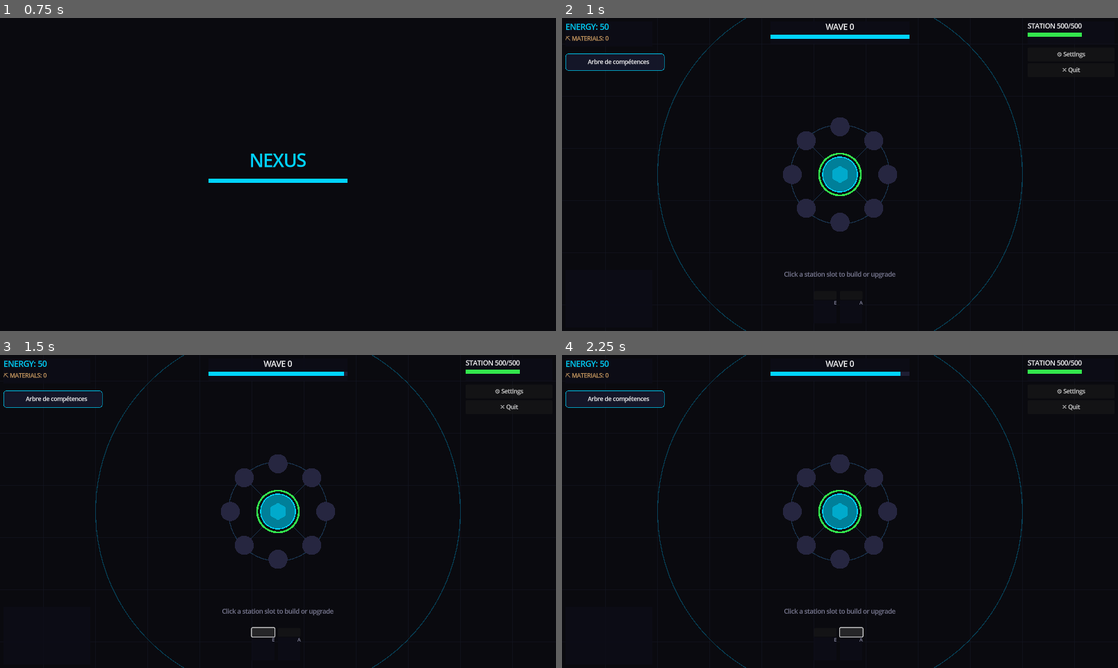
Above: before the commit, frames 1-4 (two rows, left to right).
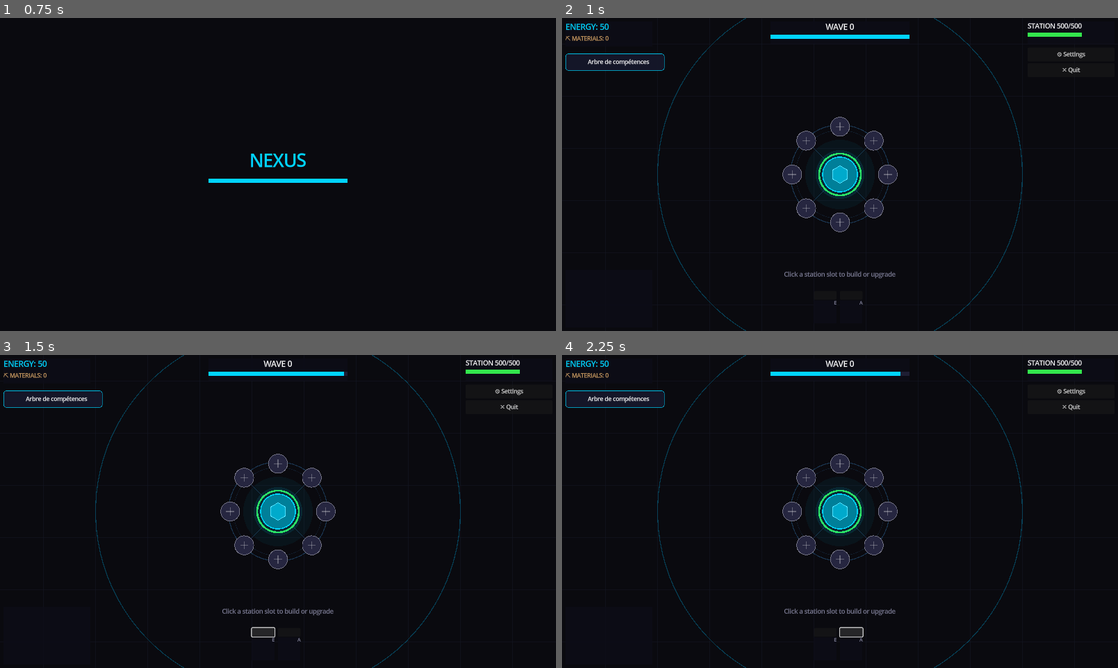
Above: after the commit, the same moments.

Repository: BloopStudio/NEXUS
Game: Godot game, scene res://scenes/main_menu.tscn
Two runs of this game, one before a commit and one after it. Both use one fixed random seed, a clock stepped at 60 frames per second and the inputs below.
Inputs (mouse positions are in pixels of both pictures, inside the frame that each line leads up to):
- Up to frame 1 (0.75 s): click "🤖 Solo (local test)" at 0.5 s
- Up to frame 2 (1 s): no input
- Up to frame 3 (1.5 s): click (261, 633) at 1.27 s
- Up to frame 4 (2.25 s): click (851, 633) at 2.02 s

Frame 1 is identical in both runs. In frame 2, 0.8% of the frame differs, in the area x 39-61%, y 31-69%; in frame 3, 0.8%; in frame 4, 0.8%.

Commit message:
Détail visuel : pictogrammes par type de module, lueur, anneaux HUD (station + avant-postes)
Premier lot de la passe de détail visuel demandée, sur la station et les
avant-postes (le reste — ennemis, joueur/sorts — suivra en lots séparés
et testés indépendamment, plutôt qu'un seul gros commit risqué).

Ajout d'un pictogramme vectoriel propre à chaque type de module
(ModuleInfo.draw_glyph, partagé par station.gd et outpost.gd) : éclair
pour le Générateur, canon pour la Tourelle, croix pour la Réparation,
etc. Jusqu'ici le type d'un module ne se distinguait que par sa couleur
(MODULE_COLORS) — un vrai trou d'accessibilité pour le daltonisme, et
pas toujours lisible d'un coup d'œil pendant une vague. La forme est
désormais l'information principale, la couleur un renfort.

Autres ajouts, sur les deux : une lueur douce (deux cercles surdimensionnés
à faible alpha) derrière chaque emplacement occupé et derrière le noyau,
pour que la station/l'avant-poste lise comme une vraie source de lumière
plutôt qu'une forme plate ; un anneau extérieur secondaire et des
graduations à l'angle de chaque emplacement, pour un rendu plus
"instrument" que cercle nu ; un contour plus clair sur l'hexagone
central et le losange de l'avant-poste (effet biseauté/plaqué).

Au passage, le libellé "Avant-poste %d" de l'avant-poste est maintenant
traduit (I18n.t("outpost.label")), et station.gd/outpost.gd se
redessinent sur un changement de langue.

Testé via un script solo qui appelle directement ModuleInfo.draw_glyph()
pour les 10 types de modules et station._draw()/outpost._draw() avec
tous les emplacements remplis + survol actif (les appels draw_* hors du
callback _draw() de l'moteur restent no-op avec une erreur bénigne en
headless, mais exercent le même code que le rendu réel) —
ALL_ASSERTS_PASSED, fichiers de test supprimés, compilation headless
re-vérifiée propre.

Co-Authored-By: Claude Sonnet 5 <noreply@anthropic.com>
Claude-Session: https://claude.ai/code/session_01QbmrWrh6g49TsRp3uQrcMN

Diff:
--- a/scripts/autoload/i18n.gd
+++ b/scripts/autoload/i18n.gd
@@ -174,6 +174,7 @@
 	"module.8.name": {"en": "EMP bomb", "fr": "Bombe EMP", "es": "Bomba EMP", "de": "EMP-Bombe", "it": "Bomba EMP", "pt": "Bomba EMP", "ru": "ЭМИ-бомба", "ja": "EMP爆弾", "zh": "电磁脉冲炸弹", "ar": "قنبلة EMP"},
 	"module.tooltip_level": {"en": " (lvl. %d)", "fr": " (niv. %d)", "es": " (niv. %d)", "de": " (Stufe %d)", "it": " (liv. %d)", "pt": " (nív. %d)", "ru": " (ур. %d)", "ja": "（Lv.%d）", "zh": "（等级 %d）", "ar": " (المستوى %d)"},
 	"module.tooltip_disabled": {"en": " · 🔒 disabled (Saboteur)", "fr": " · 🔒 désactivé (Saboteur)", "es": " · 🔒 desactiva …(245 unchanged characters)…
+	"outpost.label": {"en": "Outpost %d", "fr": "Avant-poste %d", "es": "Avanzada %d", "de": "Außenposten %d", "it": "Avamposto %d", "pt": "Posto avançado %d", "ru": "Форпост %d", "ja": "前哨基地 %d", "zh": "前哨站 %d", "ar": "المخفر %d"},
 	"upgrade.hint": {"en": "Click a station slot to build or upgrade", "fr": "Clique sur un emplacement de la station pour …(471 unchanged characters)…
 	"module.9.name": {"en": "Drill", "fr": "Foreuse", "es": "Perforadora", "de": "Bohrer", "it": "Trivella", "pt": "Perfuradora", "ru": "Бур", "ja": "ドリル", "zh": "钻机", "ar": "حفارة"},
 }
--- a/scripts/game/module_info.gd
+++ b/scripts/game/module_info.gd
@@ -5,3 +5,63 @@
 
 const ICONS := ["➕", "⚡", "🔫", "🛡", "❤", "💪", "💣", "🚨", "☢", "⛏"]
 const NAMES := ["Vide", "Générateur", "Tourelle", "Bouclier", "Réparation", "Amplificateur", "Mine", "Bouclier d'urgence", "Bombe EMP", "Foreuse"]
+
+
+## Draws a small vector glyph for `mtype` centered on `pos`, scaled to slot
+## radius `r` — shared by station.gd and outpost.gd so a module reads as the
+## same shape everywhere, and so type is legible by silhouette alone, not
+## just by MODULE_COLORS' hue (a real accessibility gap: nothing previously
+## distinguished, say, Bouclier from Générateur for a colorblind player,
+## or in the split-second glance during a wave). `ci` is the CanvasItem
+## currently inside its own _draw() — Godot's draw_* calls only take effect
+## on the item actually being drawn, so this can't be a free function.
+static func draw_glyph(ci: CanvasItem, pos: Vector2, mtype: int, r: float) -> void:
+	var g := Color(1.0, 1.0, 1.0, 0.88)
+	var w := maxf(1.4, r * 0.09)
+	match mtype:
+		0:  # EMPTY — a faint "build here" plus, dim against the empty slot
+			var s := r * 0.42
+			var dim := Color(1.0, 1.0, 1.0, 0.28)
+			ci.draw_line(pos + Vector2(-s, 0), pos + Vector2(s, 0), dim, w)
+			ci.draw_line(pos + Vector2(0, -s), pos + Vector2(0, s), dim, w)
+		1:  # GENERATOR — lightning bolt
+			var pts := PackedVector2Array([
+				Vector2(0.12, -0.55), Vector2(-0.32, 0.08), Vector2(-0.02, 0.08),
+				Vector2(-0.12, 0.55), Vector2(0.32, -0.12), Vector2(0.02, -0.12),
+			])
+			var poly := PackedVector2Array()
+			for p in pts:
+				poly.append(pos + p * r)
+			ci.draw_colored_polygon(poly, g)
+		2:  # TURRET — barrel pointing outward + base
+			ci.draw_circle(pos, r * 0.22, g)
+			ci.draw_line(pos, pos + Vector2(0, -r * 0.62), g, w * 1.3)
+		3:  # SHIELD — protective arc over a base line
+			ci.draw_arc(pos + Vector2(0, r * 0.08), r * 0.5, PI * 1.12, PI * 1.88, 16, g, w)
+			ci.draw_line(pos + Vector2(-r * 0.32, r * 0.28), pos + Vector2(r * 0.32, r * 0.28), g, w)
+		4:  # REPAIR — bold medical cross
+			var s := r * 0.5
+			ci.draw_line(pos + Vector2(-s, 0), pos + Vector2(s, 0), g, w * 1.6)
+			ci.draw_line(pos + Vector2(0, -s), pos + Vector2(0, s), g, w * 1.6)
+		5:  # BOOSTER — two stacked chevrons pointing up
+			for dy in [0.15, -0.28]:
+				ci.draw_line(pos + Vector2(-r * 0.32, r * (dy + 0.16)), pos + Vector2(0, r * dy), g, w)
+				ci.draw_line(pos + Vector2(r * 0.32, r * (dy + 0.16)), pos + Vector2(0, r * dy), g, w)
+		6:  # MINE — spiked starburst
+			for i in 8:
+				var a := i * PI / 4.0
+				var dir := Vector2(cos(a), sin(a))
+				ci.draw_line(pos + dir * r * 0.18, pos + dir * r * 0.55, g, w)
+		7:  # EMERGENCY_SHIELD — diamond
+			var s := r * 0.5
+			var poly := PackedVector2Array([pos + Vector2(0, -s), pos + Vector2(s, 0), pos + Vector2(0, s), pos + Vector2(-s, 0)])
+			ci.draw_polyline(poly + PackedVector2Array([poly[0]]), g, w)
+		8:  # EMP — radial burst (asterisk)
+			for i in 6:
+				var a := i * PI / 3.0
+				var dir := Vector2(cos(a), sin(a))
+				ci.draw_line(pos - dir * r * 0.5, pos + dir * r * 0.5, g, w)
+		9:  # DRILL — angled bit + shaft
+			var poly := PackedVector2Array([pos + Vector2(-r * 0.22, -r * 0.5), pos + Vector2(r * 0.22, -r * 0.5), pos + Vector2(0, r * 0.15)])
+			ci.draw_colored_polygon(poly, g)
+			ci.draw_line(pos + Vector2(0, r * 0.15), pos + Vector2(0, r * 0.55), g, w)
--- a/scripts/game/outpost.gd
+++ b/scripts/game/outpost.gd
@@ -49,6 +49,7 @@
 	_turret_timers.resize(GameState.OUTPOST_SLOT_COUNT)
 	_mine_timers.resize(GameState.OUTPOST_SLOT_COUNT)
 	GameState.outpost_changed.connect(func(): queue_redraw())
+	I18n.language_changed.connect(func(): queue_redraw())
 	GameState.arena_expanded.connect(func(): position = GameState.get_outpost_offset(outpost_index))
 	set_process(true)
 	set_process_input(true)
@@ -112,6 +113,9 @@
 	draw_arc(Vector2.ZERO, RING_RADIUS + 4, 0, TAU, 40, C_RING, 2.0)
 	for i in GameState.OUTPOST_SLOT_COUNT:
 		draw_line(Vector2.ZERO, positions[i], C_RING, 1.0)
+		var tick_angle := (i / float(GameState.OUTPOST_SLOT_COUNT)) * TAU - PI / 2.0
+		var tick_dir := Vector2(cos(tick_angle), sin(tick_angle))
+		draw_line(tick_dir * (RING_RADIUS + 4), tick_dir * (RING_RADIUS + 10), C_RING, 1.2)
 
 	var slots := _slots()
 	for i in GameState.OUTPOST_SLOT_COUNT:
@@ -119,9 +123,14 @@
 		var slot: Dictionary = slots[i]
 		var mtype: int = slot["type"]
 		var col: Color = MODULE_COLORS.get(mtype, C_CORE)
+		if mtype != GameState.ModuleType.EMPTY:
+			draw_circle(pos, SLOT_RADIUS * 1.8, Color(col.r, col.g, col.b, 0.08))
+			draw_circle(pos, SLOT_RADIUS * 1.3, Color(col.r, col.g, col.b, 0.14))
 		if i == _hovered_slot:
 			draw_circle(pos, SLOT_RADIUS + 4, C_SLOT_HOVER)
 		draw_circle(pos, SLOT_RADIUS, col)
+		draw_arc(pos, SLOT_RADIUS, 0, TAU, 20, col.lightened(0.35), 1.2)
+		ModuleInfo.draw_glyph(self, pos, mtype, SLOT_RADIUS)
 		var level: int = slot.get("level", 0)
 		for l in level:
 			var dot_offset := Vector2(cos(PI / 4.0 * l) * 8, sin(PI / 4.0 * l) * 8)
@@ -131,16 +140,19 @@
 	var max_hp: float = GameState.outposts[outpost_index]["max_hp"]
 	var hp_ratio := hp / max_hp if max_hp > 0.0 else 0.0
 	var col := C_CORE.lerp(C_CORE_DAMAGED, 1.0 - hp_ratio)
+
+	draw_circle(Vector2.ZERO, RADIUS * 1.9, Color(col.r, col.g, col.b, 0.06))
 
 	var pts := PackedVector2Array([
 		Vector2(0, -RADIUS), Vector2(RADIUS, 0), Vector2(0, RADIUS), Vector2(-RADIUS, 0),
 	])
 	draw_polygon(pts, [col.darkened(0.4)])
 	draw_polyline(pts + PackedVector2Array([pts[0]]), col, 2.5)
+	draw_polyline(pts + PackedVector2Array([pts[0]]), col.lightened(0.35), 1.0)
 	draw_arc(Vector2.ZERO, RADIUS + 8, -PI / 2, -PI / 2 + TAU * hp_ratio, 32, col, 4.0)
 
 	var font := ThemeDB.fallback_font
-	var label := "Avant-poste %d" % (outpost_index + 1)
+	var label := I18n.t("outpost.label") % (outpost_index + 1)
 	var font_size := 12
 	var text_size := font.get_string_size(label, HORIZONTAL_ALIGNMENT_LEFT, -1, font_size)
 	draw_string(font, Vector2(-text_size.x / 2.0, -RING_RADIUS - SLOT_RADIUS - 12.0), label,
--- a/scripts/game/station.gd
+++ b/scripts/game/station.gd
@@ -53,6 +53,7 @@
 	_resize_timers()
 	GameState.station_health_changed.connect(func(_v): queue_redraw())
 	GameState.module_slots_changed.connect(func(_i): queue_redraw())
+	I18n.language_changed.connect(func(): queue_redraw())
 	# Built-in listener (separate from game.gd wiring slot_clicked to the
 	# build/upgrade panel) — that panel already ignores clicks outside
 	# BUILD/UPGRADE, this is the WAVE-phase counterpart for charge modules.
@@ -120,8 +121,15 @@
 	for i in n:
 		positions.append(_slot_pos(i))
 
-	# Outer ring
+	# Outer ring — a second, thinner ring just inside it gives the dial a bit
+	# of depth instead of a single flat line, and short tick marks at each
+	# slot's angle read as a real instrument bezel rather than a plain circle.
 	draw_arc(Vector2.ZERO, RING_RADIUS + 4, 0, TAU, 64, C_RING, 2.0)
+	draw_arc(Vector2.ZERO, RING_RADIUS - 8, 0, TAU, 64, Color(C_RING, 0.5), 1.0)
+	for i in n:
+		var tick_angle := (i / float(n)) * TAU - PI / 2.0
+		var tick_dir := Vector2(cos(tick_angle), sin(tick_angle))
+		draw_line(tick_dir * (RING_RADIUS + 4), tick_dir * (RING_RADIUS + 12), C_RING, 1.5)
 
 	# Slot connectors (lines from center to each slot)
 	for i in n:
@@ -135,9 +143,19 @@
 		var col: Color = MODULE_COLORS.get(mtype, C_SLOT_EMPTY)
 		var is_hover := (i == _hovered_slot)
 
+		# Soft tinted glow behind a built slot — cheap fake bloom (two
+		# oversized, low-alpha circles) so a filled slot reads as an active
+		# light source rather than a flat disc, especially against the dark
+		# background between slot and ring.
+		if mtype != GameState.ModuleType.EMPTY:
+			draw_circle(pos, SLOT_RADIUS * 1.8, Color(col.r, col.g, col.b, 0.08))
+			draw_circle(pos, SLOT_RADIUS * 1.35, Color(col.r, col.g, col.b, 0.14))
+
 		if is_hover:
 			draw_circle(pos, SLOT_RADIUS + 4, C_SLOT_HOVER)
 		draw_circle(pos, SLOT_RADIUS, col)
+		draw_arc(pos, SLOT_RADIUS, 0, TAU, 24, col.lightened(0.35), 1.5)
+		ModuleInfo.draw_glyph(self, pos, mtype, SLOT_RADIUS)
 
 		# Level indicators (small dots)
 		var level: int = slot.get("level", 0)
@@ -162,17 +180,22 @@
 	var hp_color := C_HP_BAR_OK.lerp(C_HP_BAR_LOW, 1.0 - hp_ratio)
 	draw_arc(Vector2.ZERO, CORE_RADIUS + 8, -PI / 2, -PI / 2 + TAU * hp_ratio, 48, hp_color, 4.0)
 
-	# Core
+	# Core — a soft bloom behind it makes the station read as the actual
+	# light source of the whole scene, not just another flat shape on the grid.
 	var core_col := C_CORE.lerp(C_CORE_DAMAGED, 1.0 - (GameState.station_hp / GameState.station_max_hp))
+	draw_circle(Vector2.ZERO, CORE_RADIUS * 2.0, Color(core_col.r, core_col.g, core_col.b, 0.05))
+	draw_circle(Vector2.ZERO, CORE_RADIUS * 1.4, Color(core_col.r, core_col.g, core_col.b, 0.10))
 	draw_circle(Vector2.ZERO, CORE_RADIUS, core_col.darkened(0.4))
 	draw_arc(Vector2.ZERO, CORE_RADIUS, 0, TAU, 48, core_col, 2.5)
 
-	# Inner hexagon
+	# Inner hexagon — a lighter outline on top of the fill gives the panel a
+	# beveled/plated look instead of a single flat-colored shape.
 	var hex := PackedVector2Array()
 	for i in 6:
 		var a := i * PI / 3.0 - PI / 6.0
 		hex.append(Vector2(cos(a), sin(a)) * 20.0)
 	draw_polygon(hex, [core_col.darkened(0.2)])
+	draw_polyline(hex + PackedVector2Array([hex[0]]), core_col.lightened(0.3), 1.5)
 
 	# Turret muzzle flashes
 	for slot_index in _flashes:
Not shown, changed: README.md
